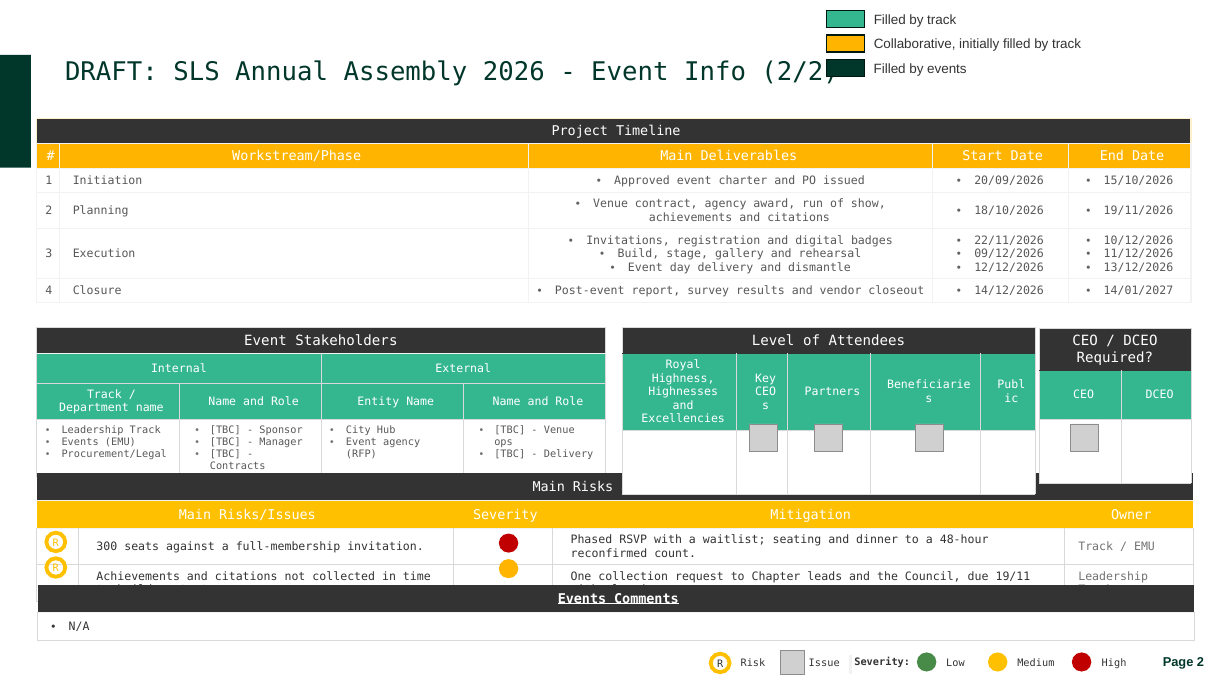
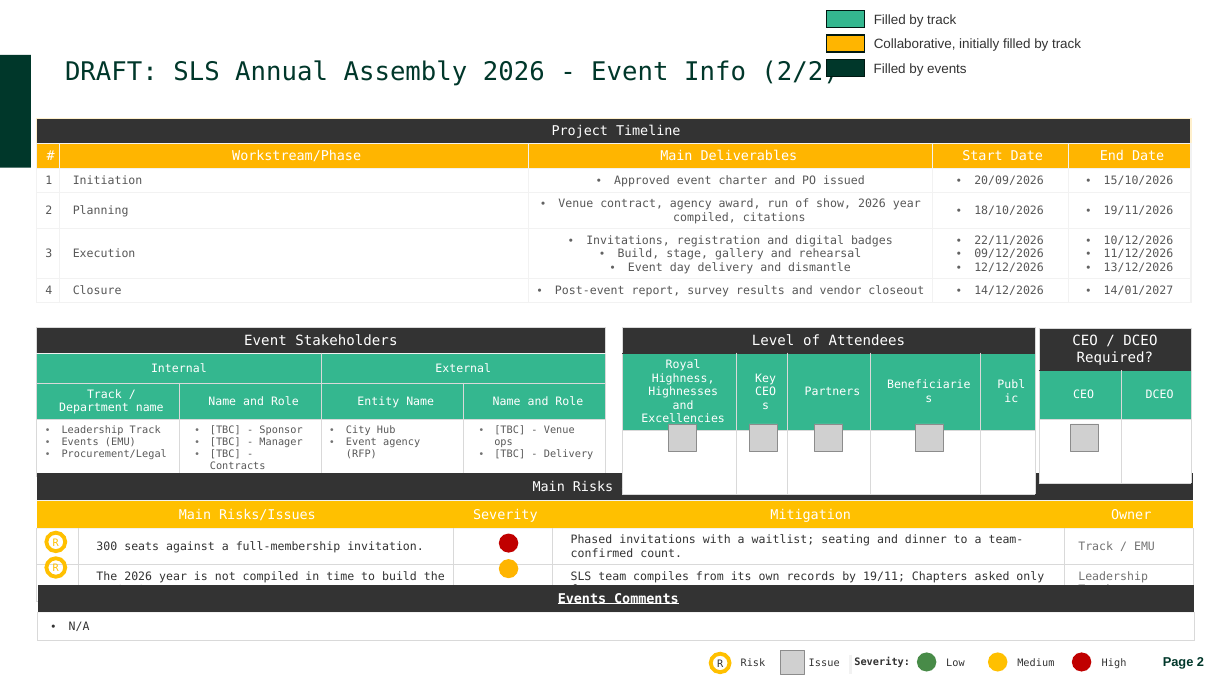
Before and after one commit to bandarMi/QAFZA-4.0, a slide deck: slide 2 of events/sls-annual-assembly-2026/SLS_Annual_Assembly_2026_Event_Charter.pptx. Drawn at 1232x693 pixels with LibreOffice and Linux fonts; fonts in the diff are those of the drawing; grey boxes stand for pictures; background and template pictures are left out. Boxes give left, top, right and bottom in pixels: in the first picture for what was removed or moved away, otherwise in the second. Text is boxed around its words. In the diff, an @@ line names an element or a change of style, - is before the commit and + after.

```diff
--- a/events/sls-annual-assembly-2026/SLS_Annual_Assembly_2026_Event_Charter.pptx
+++ b/events/sls-annual-assembly-2026/SLS_Annual_Assembly_2026_Event_Charter.pptx
@@ table at (37,118,1192,301) @@
-row 4, column 3: Venue contract, agency award, run of show, achievements and citations
+row 4, column 3: Venue contract, agency award, run of show, 2026 year compiled, citations
@@ picture added at (669,424,697,452) @@
@@ table at (37,473,1194,600) @@
-row 3, column 4: Phased RSVP with a waitlist; seating and dinner to a 48-hour reconfirmed count.
+row 3, column 4: Phased invitations with a waitlist; seating and dinner to a team-confirmed count.
-row 4, column 2: Achievements and citations not collected in time to build content.
+row 4, column 2: The 2026 year is not compiled in time to build the content.
-row 4, column 4: One collection request to Chapter leads and the Council, due 19/11 with planning.
+row 4, column 4: SLS team compiles from its own records by 19/11; Chapters asked only for gaps.
```
Also in this commit, not shown: 1 other slide changed, 5 other files.
